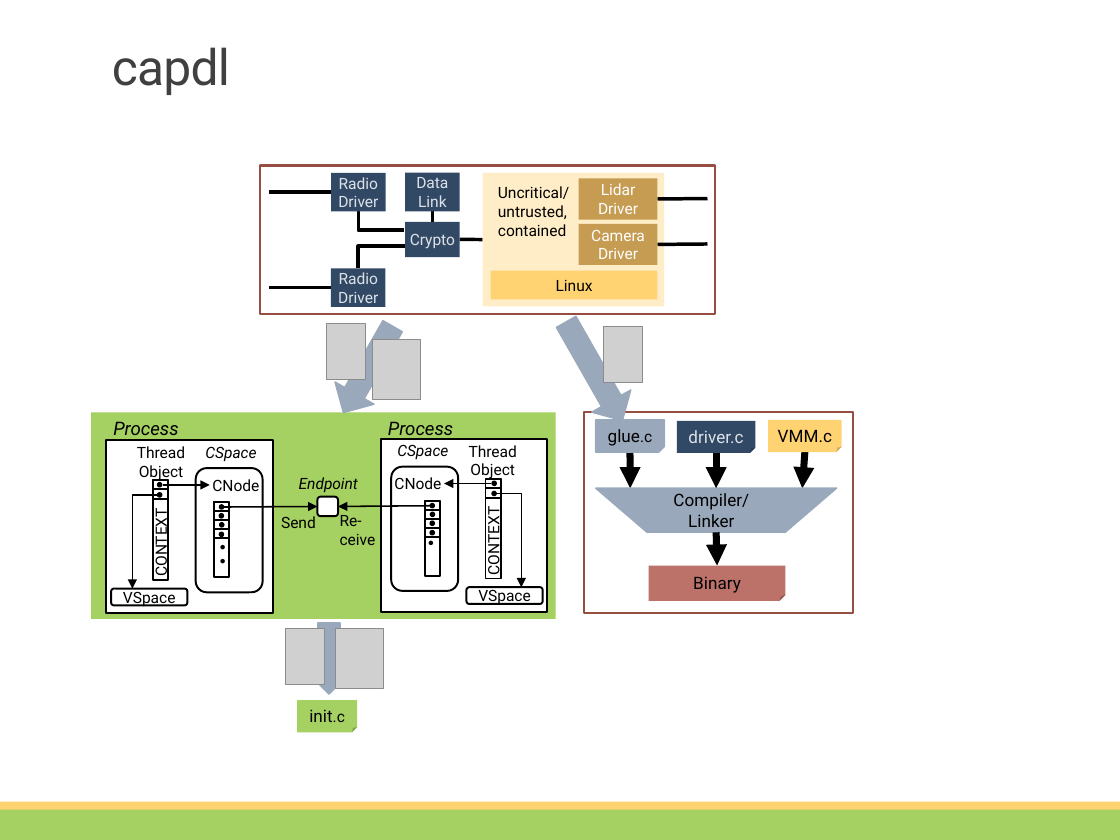
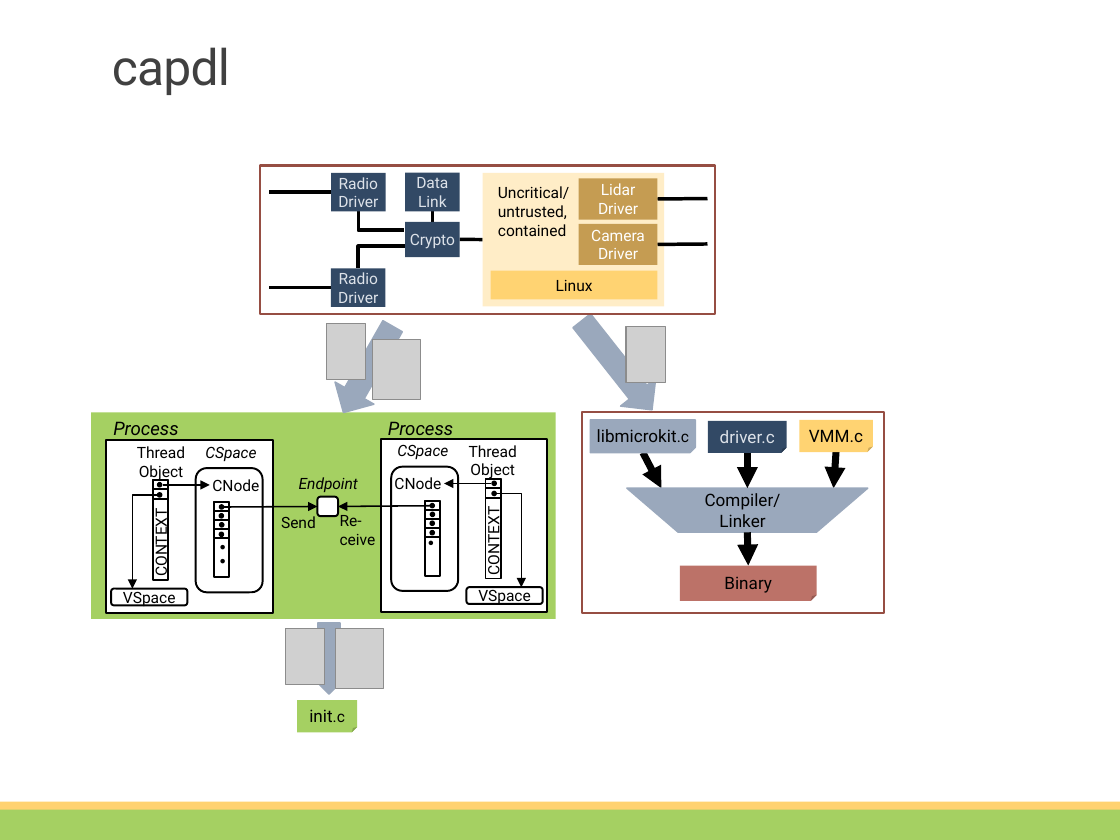
Before and after one commit to seL4/whitepaper, a slide deck: slide 9 of imgs/figs.pptx. Drawn at 1120x840 pixels with LibreOffice and Linux fonts; fonts in the diff are those of the drawing; grey boxes stand for pictures; background and template pictures are left out. Boxes give left, top, right and bottom in pixels: in the first picture for what was removed or moved away, otherwise in the second. Text is boxed around its words. In the diff, an @@ line names an element or a change of style, - is before the commit and + after.

```diff
--- a/imgs/figs.pptx
+++ b/imgs/figs.pptx
@@ left arrow at (564,307,669,423): rotation 60 to 51 degrees @@
@@ picture: place and size @@
-picture at (604,327,643,383)
+picture at (626,327,665,383)
@@ rectangle: place and size @@
-rectangle at (585,412,853,614)
+rectangle at (581,412,884,614)
@@ folded corner "libmicrokit.c": place and size @@
-folded corner "libmicrokit.c" at (596,420,664,452)
+folded corner "libmicrokit.c" at (590,420,696,452)
@@ text in folded corner at (597,429,689,442): text changed @@
-glue.c
+libmicrokit.c
@@ arrow moved from (631, 452) - (631, 488) to (643, 452) - (662, 488) @@
@@ 3 folded corners, 3 arrows, 1 text, 1 trapezoid: place and size @@
-3 folded corners, 3 arrows, 1 text, 1 trapezoid at (596,420,842,601)
+3 folded corners, 3 arrows, 1 text, 1 trapezoid at (627,420,874,601)
```
Also in this commit, not shown: 8 other files.
